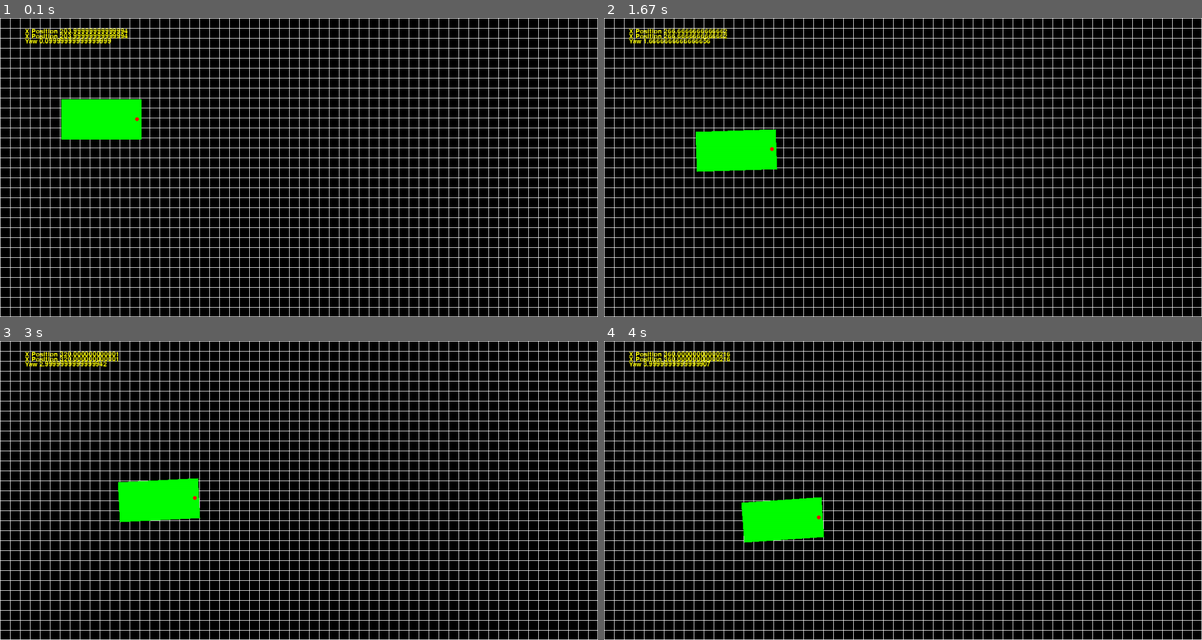
Above: before the commit, frames 1-4 (two rows, left to right).
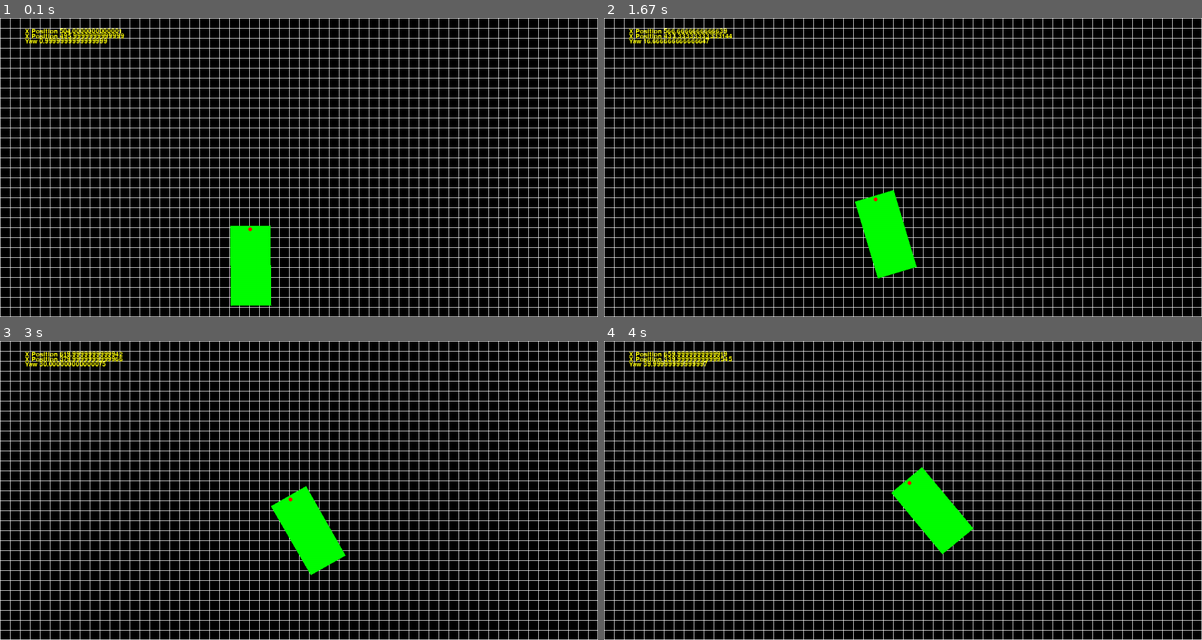
Above: after the commit, the same moments.

Repository: LeonHeTheFirst/robotics
Game: pygame game, started from midterm/robot_sim.py
Same seed, same stepped clock (60 frames per second), same inputs: the game is played once before the commit and once after it.
Inputs:
- Up to frame 1 (0.1 s): no input
- Up to frame 2 (1.67 s): hold Up 0.33-0.8 s; hold Down 0.83-1.3 s; hold Up from 1.33 s (still down)
- Up to frame 3 (3 s): release Up at 1.8 s; hold Down 1.83-2.3 s; hold Up 2.33-2.8 s; hold Down from 2.83 s (still down)
- Up to frame 4 (4 s): release Down at 3.3 s; hold Up 3.33-3.8 s; hold Down from 3.83 s (still down)

The runs differ from the first frame. In frame 1, 3.9% of the frame differs, in the area x 7-46%, y 3-97%; in frame 2, 4.1%, in the area x 7-53%, y 3-88%; in frame 3, 4.1%; in frame 4, 4.0%.

Commit message:
fixed robot tranlation and rotation calculations

Diff:
--- a/midterm/robot_sim.py
+++ b/midterm/robot_sim.py
@@ -16,14 +16,13 @@
 BLACK = (0, 0, 0)
 
 FRAMERATE = 60
-PIXELS_PER_FOOT = 40
-WIDTH = 30 * PIXELS_PER_FOOT
-HEIGHT = 15 * PIXELS_PER_FOOT
-BALL_RADIUS = 20
-PAD_WIDTH = 8
-PAD_HEIGHT = 80
-HALF_PAD_WIDTH = PAD_WIDTH // 2
-HALF_PAD_HEIGHT = PAD_HEIGHT // 2
+PIX_PER_FOOT = 40
+CAR_LENGTH = 4
+CAR_WIDTH = 2
+CAR_HALF_LENGTH = 2
+CAR_HALF_WIDTH = 1
+WIDTH = 30 * PIX_PER_FOOT
+HEIGHT = 15 * PIX_PER_FOOT
 robot_pos = [0, 0]
 ball_vel = [0, 0]
 paddle1_vel = 0
@@ -38,6 +37,10 @@
         self.xpos = xpos
         self.ypos = ypos
         self.yaw = yaw
+        self.phi_1 = 0
+        self.phi_2 = 0
+        self.phi_3 = 0
+        self.phi_4 = 0
         self.x_vel = 0 # ft/s
         self.y_vel = 0 # ft/s
         self.r_vel = 0 # deg/s
@@ -45,24 +48,30 @@
 
     def corners(self):
         yaw_rad = math.radians(self.yaw)
-        p1_y = self.ypos + (math.cos(yaw_rad) - 2 * math.sin(yaw_rad)) * PIXELS_PER_FOOT
-        p2_y = self.ypos + (-1 * math.cos(yaw_rad) - 2 * math.sin(yaw_rad)) * PIXELS_PER_FOOT
-        p3_y = self.ypos + (-1 * math.cos(yaw_rad) + 2 * math.sin(yaw_rad)) * PIXELS_PER_FOOT
-        p4_y = self.ypos + (math.cos(yaw_rad) + 2 * math.sin(yaw_rad)) * PIXELS_PER_FOOT
-        p1_x = self.xpos + (2 * math.cos(yaw_rad) + math.sin(yaw_rad)) * PIXELS_PER_FOOT
-        p2_x = self.xpos + (2 * math.cos(yaw_rad) - math.sin(yaw_rad)) * PIXELS_PER_FOOT
-        p3_x = self.xpos + (-2 * math.cos(yaw_rad) - math.sin(yaw_rad)) * PIXELS_PER_FOOT
-        p4_x = self.xpos + (-2 * math.cos(yaw_rad) + math.sin(yaw_rad)) * PIXELS_PER_FOOT
+        cos_yaw = math.cos(yaw_rad)
+        sin_yaw = math.sin(yaw_rad)
+        p1_x = self.xpos + (-CAR_HALF_WIDTH * cos_yaw + CAR_HALF_LENGTH * sin_yaw) * PIX_PER_FOOT
+        p2_x = self.xpos + (CAR_HALF_WIDTH * cos_yaw + CAR_HALF_LENGTH * sin_yaw) * PIX_PER_FOOT
+        p3_x = self.xpos + (-CAR_HALF_WIDTH * cos_yaw - CAR_HALF_LENGTH * sin_yaw) * PIX_PER_FOOT
+        p4_x = self.xpos + (CAR_HALF_WIDTH * cos_yaw - CAR_HALF_LENGTH * sin_yaw) * PIX_PER_FOOT
+        p1_y = self.ypos + (CAR_HALF_LENGTH * cos_yaw + CAR_HALF_WIDTH * sin_yaw) * PIX_PER_FOOT
+        p2_y = self.ypos + (CAR_HALF_LENGTH * cos_yaw - CAR_HALF_WIDTH * sin_yaw) * PIX_PER_FOOT
+        p3_y = self.ypos + (-CAR_HALF_LENGTH * cos_yaw + CAR_HALF_WIDTH * sin_yaw) * PIX_PER_FOOT
+        p4_y = self.ypos + (-CAR_HALF_LENGTH * cos_yaw - CAR_HALF_WIDTH * sin_yaw) * PIX_PER_FOOT
         # print('point 1: ', p1_x, ',', p1_y)
         # print('point 2: ', p2_x, ',', p2_y)
         # print('point 3: ', p3_x, ',', p3_y)
         # print('point 4: ', p4_x, ',', p4_y)
-        return [[p1_x, p1_y], [p2_x, p2_y], [p3_x, p3_y], [p4_x, p4_y]]
+        return [[p2_x, p2_y], [p1_x, p1_y], [p3_x, p3_y], [p4_x, p4_y]]
 
     def front_point(self):
         yaw_rad = math.radians(self.yaw)
-        p_x = int(self.xpos + (1.8 * math.cos(yaw_rad)) * PIXELS_PER_FOOT)
-        p_y = int(self.ypos - (1.8 * math.sin(yaw_rad)) * PIXELS_PER_FOOT)
+        p_y = int(self.ypos - (1.8 * math.cos(yaw_rad)) * PIX_PER_FOOT)
+        p_x = int(self.xpos - (1.8 * math.sin(yaw_rad)) * PIX_PER_FOOT)
+        # print('xpos: ', self.xpos)
+        # print('ypos: ', self.ypos)
+        # print('cos: ', math.cos(yaw_rad))
+        # print('sin: ', math.sin(yaw_rad))
         return [p_x, p_y]
 
     def position(self):
@@ -73,8 +82,8 @@
         self.ypos = ypos
 
     def update(self):
-        self.xpos += self.x_vel * PIXELS_PER_FOOT * (1 / FRAMERATE)
-        self.ypos += self.y_vel * PIXELS_PER_FOOT * (1 / FRAMERATE)
+        self.xpos += self.x_vel * PIX_PER_FOOT * (1 / FRAMERATE)
+        self.ypos -= self.y_vel * PIX_PER_FOOT * (1 / FRAMERATE)
         self.yaw += self.r_vel * (1 / FRAMERATE)
 
     # def draw(self, canvas):
@@ -100,10 +109,10 @@
     #     rot_sprite.fill(ORANGE)
     #     return rot_sprite
 
-my_car = Car(200, 200)
+my_car = Car(500, 500)
 my_car.x_vel = 1
 my_car.y_vel = 1
-my_car.r_vel = 1
+my_car.r_vel = 10
 
 window = pygame.display.set_mode((WIDTH, HEIGHT), 0, 32)
 pygame.display.set_caption('Robotics Simulation')
@@ -142,7 +151,7 @@
     # robot_pos[0] += int(ball_vel[0])
     # robot_pos[1] += int(ball_vel[1])
     # 6X6 Grid
-    margin = int(0.5 * PIXELS_PER_FOOT)
+    margin = int(0.5 * PIX_PER_FOOT)
     for column in range(0, WIDTH, margin):
         for row in range(0, HEIGHT, margin):
             pygame.draw.rect(canvas, WHITE, [column,row,WIDTH,HEIGHT], 1)
@@ -150,7 +159,7 @@
     # pygame.draw.rect(canvas, WHITE, (robot_pos, (10,10)), 0)
     pygame.draw.polygon(canvas, GREEN, my_car.corners())
     # Front indicator
-    pygame.draw.circle(canvas, RED, my_car.front_point(), int(0.1 * PIXELS_PER_FOOT))
+    pygame.draw.circle(canvas, RED, my_car.front_point(), int(0.1 * PIX_PER_FOOT))
     # my_car.rotate(5)
     # my_car.yaw += 0.5
 
@@ -158,13 +167,6 @@
     # rot_surface = my_car.rot_center()
     # print(rot_surface)
     # canvas.blit(rot_surface, my_car.position())
-
-    # Wheels
-    # pygame.draw.rect(canvas, WHITE, (robot_pos, (20,10)), 0)
-    # pygame.draw.rect(canvas, WHITE, (robot_pos, (20,10)), 0)
-    # pygame.draw.rect(canvas, WHITE, (robot_pos, (20,10)), 0)
-    # pygame.draw.rect(canvas, WHITE, (robot_pos, (20,10)), 0)
-
 
     myfont1 = pygame.font.SysFont(None, 20)
     label1 = myfont1.render("X Position " + str(my_car.xpos), 1, (255, 255, 0))
